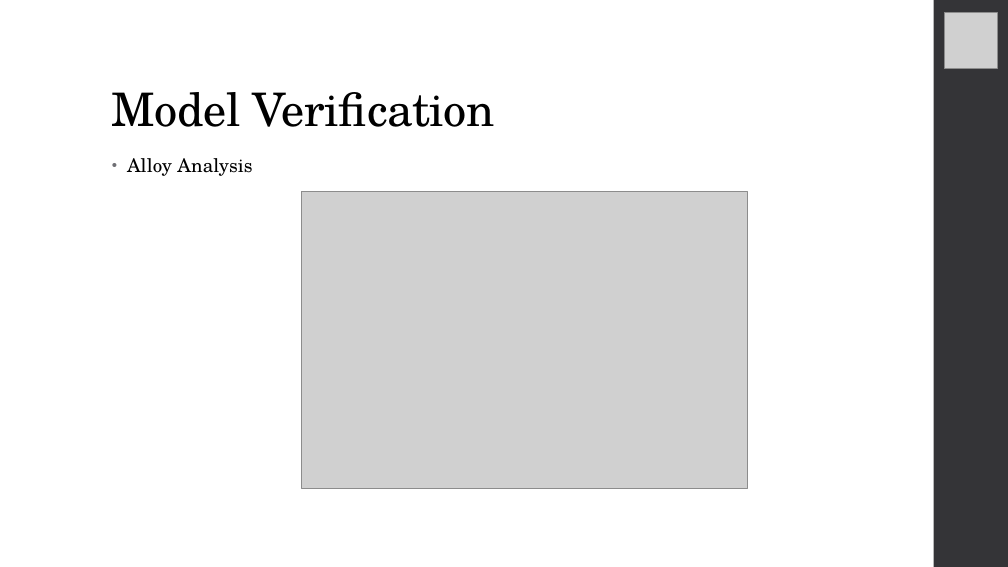
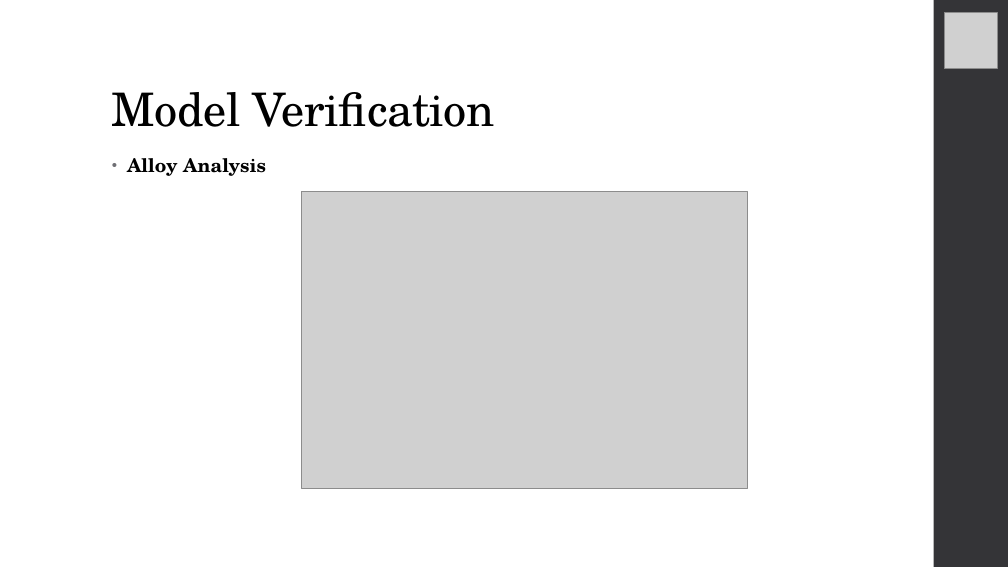
Before and after one commit to RiccardoDeTogni/BucciDeTogniTaxiService, a slide deck: slide 10 of Slides.pptx (slide 9 before the commit). Drawn at 1008x567 pixels with LibreOffice and Linux fonts; fonts in the diff are those of the drawing; grey boxes stand for pictures. Boxes give left, top, right and bottom in pixels: in the first picture for what was removed or moved away, otherwise in the second. Text is boxed around its words. In the diff, an @@ line names an element or a change of style, - is before the commit and + after.

```diff
--- a/Slides.pptx
+++ b/Slides.pptx
@@ text "Alloy Analysis" at box(127, 158, 266, 176): bold on @@
```
Also in this commit, not shown: 9 other slides changed, 1 slide added, 1 slide removed, 2 other files.
